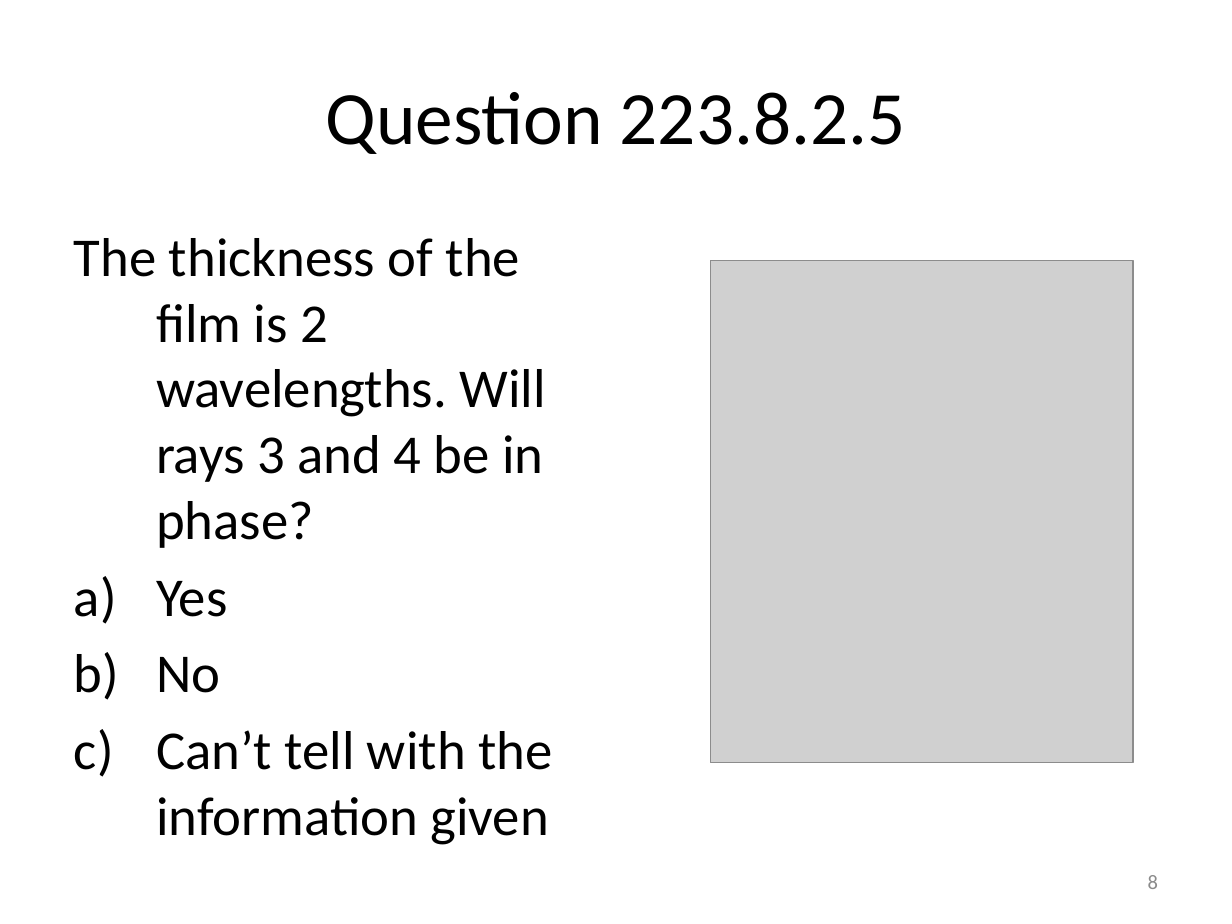
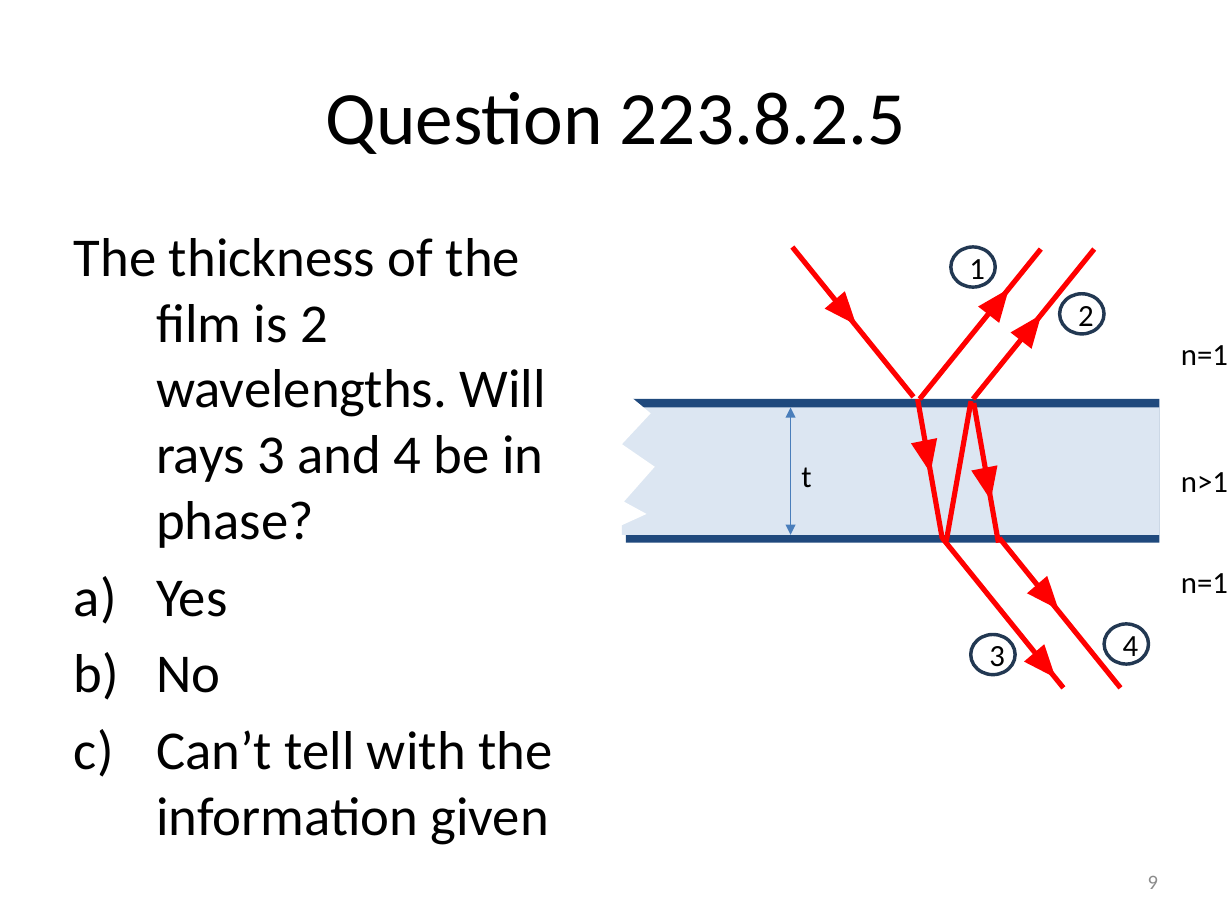
Before and after one commit to rtlines/PH223-Engineering-Physics, a slide deck: slide 9 of Slides/PH223_Lecture_08.pptx (slide 8 before the commit). Drawn at 1232x924 pixels with LibreOffice and Linux fonts; fonts in the diff are those of the drawing; grey boxes stand for pictures. Boxes give left, top, right and bottom in pixels: in the first picture for what was removed or moved away, otherwise in the second. Text is boxed around its words. In the diff, an @@ line names an element or a change of style, - is before the commit and + after.

```diff
--- a/Slides/PH223_Lecture_08.pptx
+++ b/Slides/PH223_Lecture_08.pptx
@@ picture removed at <box>711,260,1133,763</box> @@
@@ line added from (792, 248) to (913, 397), #FF0000 3 pt @@
@@ line added from (1041, 249) to (919, 399), #FF0000 3 pt @@
@@ ellipse added at <box>951,246,995,287</box>, fill #FFFFFF, outline #233953 2 pt, 18 pt, text #000000 @@
+1
@@ line added from (1094, 249) to (973, 399), #FF0000 3 pt @@
@@ triangle added at <box>824,291,866,334</box>, fill #FF0000 @@
@@ triangle added at <box>978,281,1020,324</box>, fill #FF0000 @@
@@ ellipse added at <box>1060,293,1104,334</box>, fill #FFFFFF, outline #233953 2 pt, 18 pt, text #000000 @@
+2
@@ triangle added at <box>1010,307,1052,350</box>, fill #FF0000 @@
@@ text added at <box>1181,345,1228,365</box>, 18 pt, text #000000 @@
+n=1
@@ freeform shape added at <box>599,366,654,535</box>, fill #FFFFFF @@
@@ rectangle added at <box>622,408,1159,535</box>, fill #DCE6F2 @@
@@ rectangle added at <box>626,399,1159,543</box>, fill #1F497D @@
@@ double arrow added from (791, 408) to (791, 535), #4B7EBC 0.75 pt @@
@@ line added from (918, 399) to (942, 538), #FF0000 3 pt @@
@@ line added from (971, 402) to (946, 541), #FF0000 3 pt @@
@@ line added from (973, 403) to (998, 542), #FF0000 3 pt @@
@@ triangle added at <box>911,438,944,475</box>, fill #FF0000 @@
@@ text added at <box>801,467,811,488</box>, 18 pt, text #000000 @@
+t
@@ triangle added at <box>972,466,1005,504</box>, fill #FF0000 @@
@@ text added at <box>1181,472,1228,492</box>, 18 pt, text #000000 @@
+n>1
@@ line added from (942, 538) to (1063, 687), #FF0000 3 pt @@
@@ line added from (999, 538) to (1120, 687), #FF0000 3 pt @@
@@ triangle added at <box>1027,575,1070,618</box>, fill #FF0000 @@
@@ text added at <box>1181,573,1228,593</box>, 18 pt, text #000000 @@
+n=1
@@ ellipse added at <box>1104,623,1148,664</box>, fill #FFFFFF, outline #233953 2 pt, 18 pt, text #000000 @@
+4
@@ ellipse added at <box>971,634,1015,675</box>, fill #FFFFFF, outline #233953 2 pt, 18 pt, text #000000 @@
+3
@@ triangle added at <box>1024,644,1066,687</box>, fill #FF0000 @@
@@ page number at <box>1148,876,1158,889</box>: text changed @@
-8
+9
```
Also in this commit, not shown: 2 other slides changed, 1 slide added, 6 other files.
